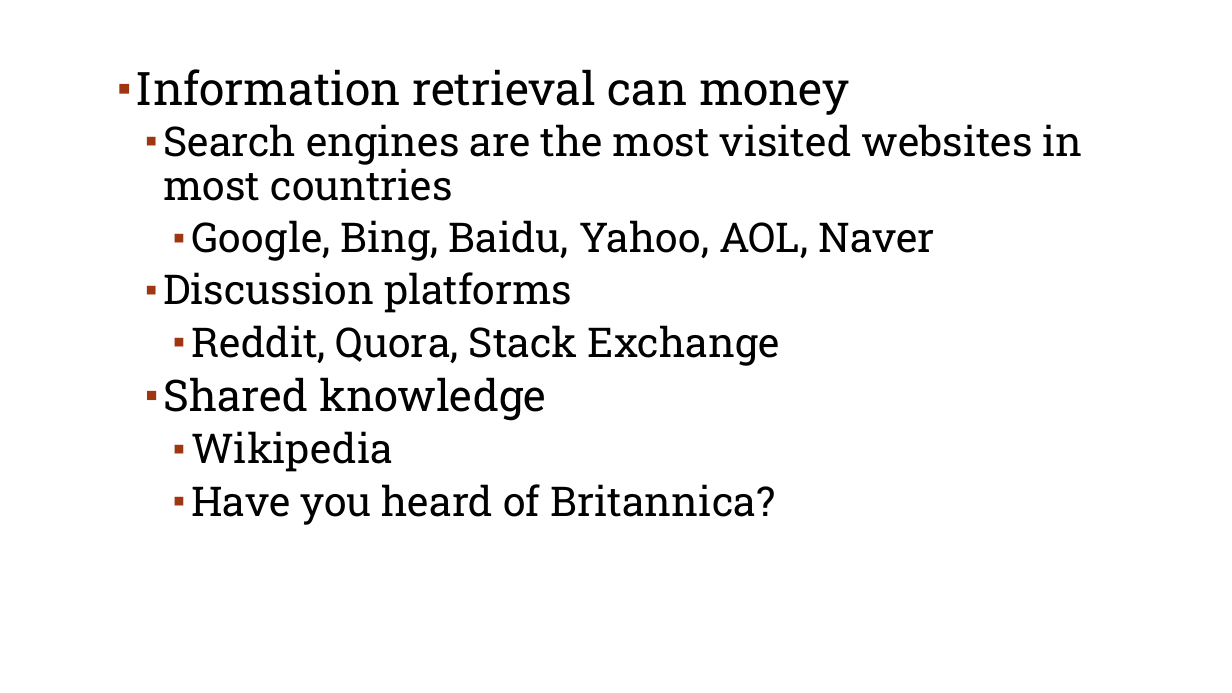
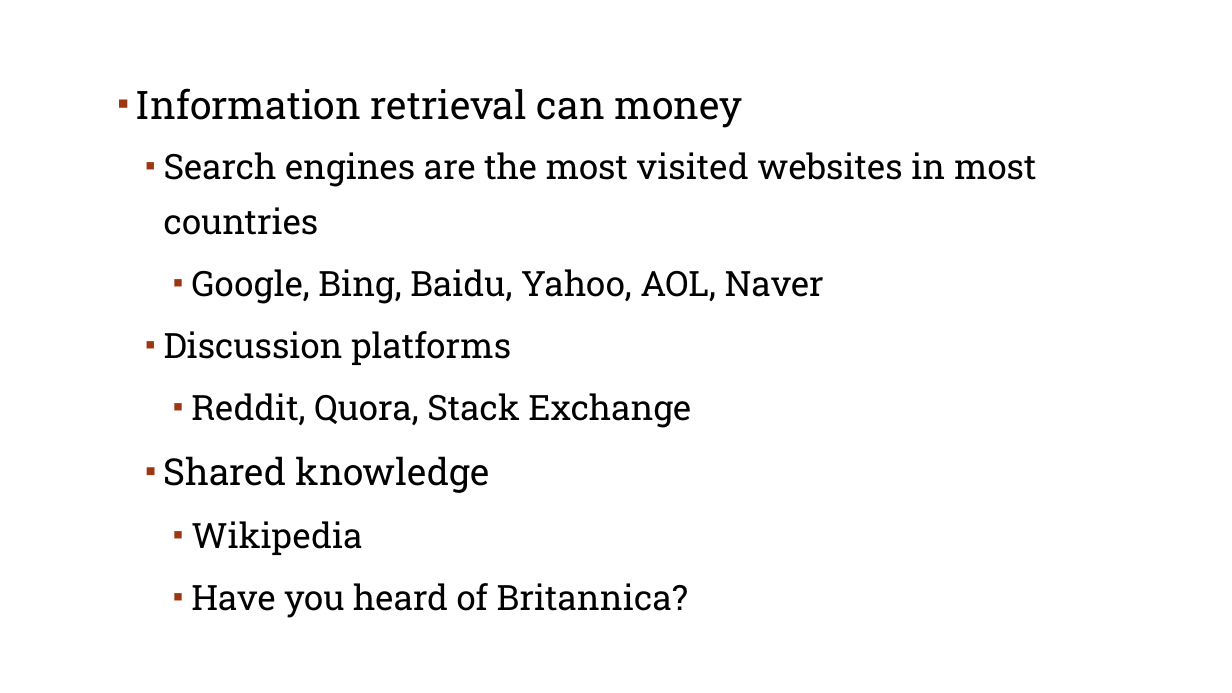
Before and after one commit to YeabinMoonEcon/BUS211, a slide deck: slide 5 of Summer2023/BUS243/lecture_note/lecture1.pptx. Drawn at 1232x693 pixels with LibreOffice and Linux fonts; fonts in the diff are those of the drawing; background and template pictures are left out. Boxes give left, top, right and bottom in pixels: in the first picture for what was removed or moved away, otherwise in the second. Text is boxed around its words. In the diff, an @@ line names an element or a change of style, - is before the commit and + after.

```diff
--- a/Summer2023/BUS243/lecture_note/lecture1.pptx
+++ b/Summer2023/BUS243/lecture_note/lecture1.pptx
@@ text "Information retrieval can money" at (136,88,1036,618): size 36 to 30.6 pt in "Information retrieval can money"; size 32 to 27.2 pt in "Search engines are the most visited websites ...", "Google, Bing, Baidu, Yahoo, AOL, Naver", "Discussion platforms", "Reddit, Quora, Stack Exchange" and 2 more places; size 34 to 28.9 pt in "Shared knowledge"; line spacing 0.9 to 1.3 @@
```
Also in this commit, not shown: 5 other slides changed, 39 other files.
